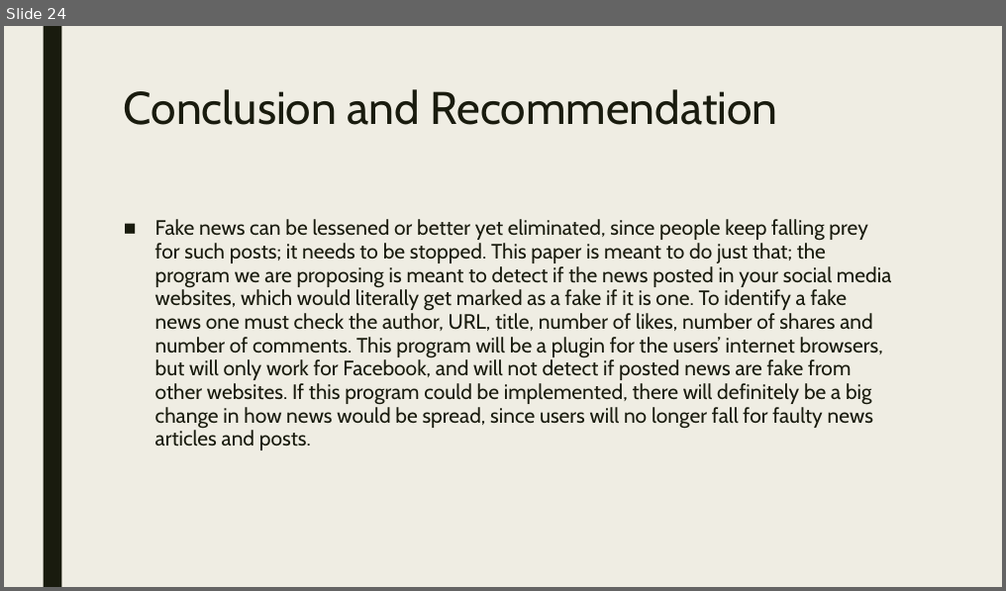
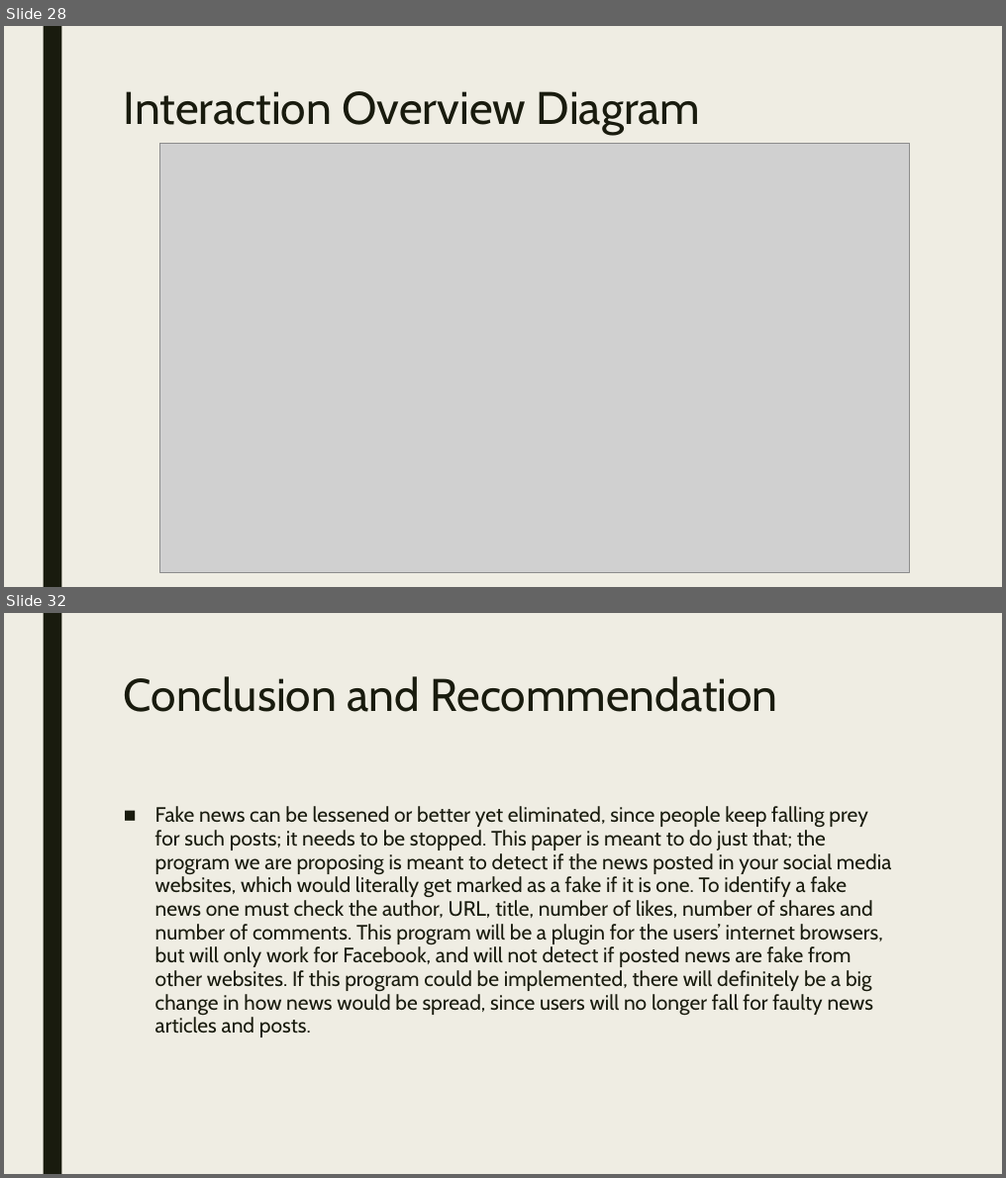
Before and after one commit to seans888/RoaD2R, a slide deck: Identifying fake news in facebook.pptx. Shown one above the other, each under a label of ours: slide 24 before the commit, slides 28 and 32 after it; the slides between them are not shown. The pictures are 1006x591 and 1006x1178 pixels, drawn with LibreOffice and Linux fonts; fonts in the diff are those of the drawing; grey boxes stand for pictures. Boxes give left, top, right and bottom in pixels: in the first picture for what was removed or moved away, otherwise in the second. Text is boxed around its words. In the diff, an @@ line names an element or a change of style, - is before the commit and + after.

```diff
--- a/Identifying fake news in facebook.pptx
+++ b/Identifying fake news in facebook.pptx
@@ slide 28 added at box(4, 26, 1002, 587), background #EFEDE3; not listed: 1 template element that a slide beside it also shows @@
@@ title added at box(124, 91, 700, 135), 44 pt, text #191B0E @@
+Interaction Overview Diagram
@@ picture added at box(160, 143, 910, 572) @@
@@ what was slide 24 is now slide 32 @@
```
Also in this commit, not shown: 10 slides changed, 8 other slides added, 1 slide removed.
